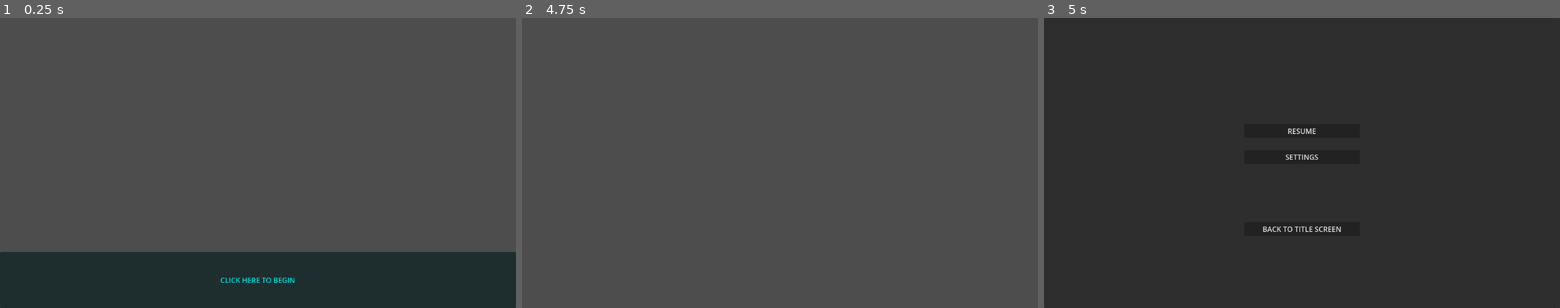
Above: before the commit, frames 1-3 (left to right).
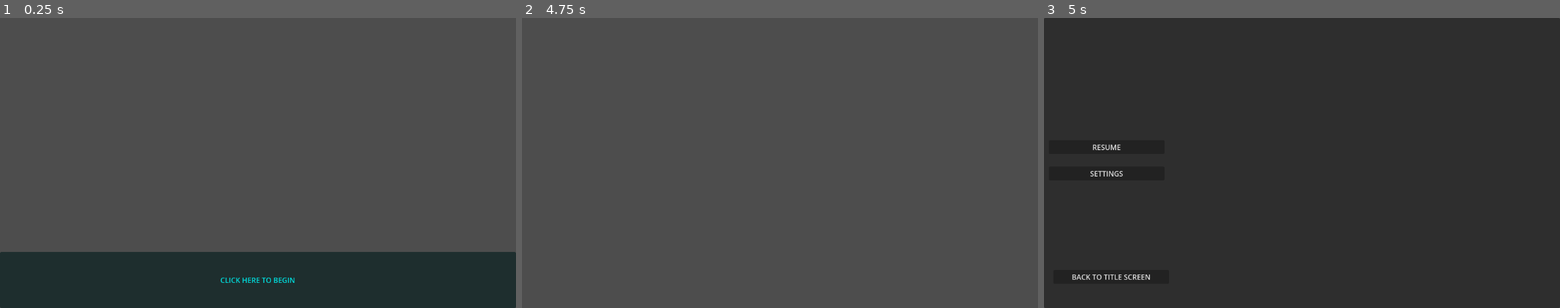
Above: after the commit, the same moments.

Repository: HelpMeFindAUsername/Wizs_Workshop
Game: Godot game, scene res://Scenes/UI/TitleSc.tscn
Same seed, same stepped clock (60 frames per second), same inputs: the game is played once before the commit and once after it.
Inputs (mouse positions are in pixels of both pictures, inside the frame that each line leads up to):
- Up to frame 1 (0.25 s): no input
- Up to frame 2 (4.75 s): click "CLICK HERE TO BEGIN" at 0.5 s; tap Enter at 1.25, 2.75, 4.25 s; move the mouse to (893, 148) at 1.27 s; hold Right 1.28-2.03 s; tap Alt at 1.35, 2.85, 4.35 s; click (893, 148) at 1.42 s; tap Space at 2, 3.5 s; move the mouse to (676, 177) at 2.02 s; hold Down 2.03-2.78 s; tap Shift at 2.1, 3.6 s; move the mouse to (831, 99) at 2.77 s; hold Right 2.78-3.53 s; move the mouse to (754, 221) at 3.52 s; hold Up 3.53-4.28 s; click (754, 221) at 3.67 s; move the mouse to (934, 206) at 4.27 s; hold Left from 4.28 s (still down)
- Up to frame 3 (5 s): keep holding Left; tap Escape (pause) at 4.9 s

Frames 1-2 are identical in both runs. In frame 3, 0.5% of the frame differs, in the area x 5-58%, y 38-91%.

Commit message:
Continued pause menu and settings

Diff:
--- a/Scenes/UI/Pause.tscn
+++ b/Scenes/UI/Pause.tscn
@@ -1,6 +1,7 @@
 [gd_scene format=3 uid="uid://b60pd3lnlxv45"]
 
 [ext_resource type="Script" uid="uid://scs5g5igce1g" path="res://Scripts/PauseMenu.gd" id="1_3t4vh"]
+[ext_resource type="Texture2D" uid="uid://ci3d84pgfrq5a" path="res://Assets/shono_risharshato.png" id="2_hcn70"]
 
 [node name="PauseMenu" type="CanvasLayer" unique_id=718448338]
 script = ExtResource("1_3t4vh")
@@ -16,26 +17,26 @@
 
 [node name="Res" type="Button" parent="Pause" unique_id=1211725284]
 layout_mode = 0
-offset_left = 447.0
-offset_top = 237.0
-offset_right = 705.0
-offset_bottom = 268.0
+offset_left = 11.0
+offset_top = 273.0
+offset_right = 269.0
+offset_bottom = 304.0
 text = "RESUME"
 
 [node name="SettingsB" type="Button" parent="Pause" unique_id=630939413]
 layout_mode = 0
-offset_left = 447.0
-offset_top = 295.0
-offset_right = 705.0
-offset_bottom = 326.0
+offset_left = 11.0
+offset_top = 332.0
+offset_right = 269.0
+offset_bottom = 363.0
 text = "SETTINGS"
 
 [node name="BTT" type="Button" parent="Pause" unique_id=213589820]
 layout_mode = 0
-offset_left = 447.0
-offset_top = 456.0
-offset_right = 705.0
-offset_bottom = 487.0
+offset_left = 21.0
+offset_top = 563.0
+offset_right = 279.0
+offset_bottom = 594.0
 text = "BACK TO TITLE SCREEN"
 
 [node name="Settings" type="Panel" parent="." unique_id=1815762392]
@@ -94,3 +95,8 @@
 offset_right = 367.0
 offset_bottom = 469.0
 text = "GO BACK"
+
+[node name="ShonoRisharshato" type="Sprite2D" parent="." unique_id=1203369222]
+position = Vector2(801, 324)
+scale = Vector2(1.4096386, 1.5211267)
+texture = ExtResource("2_hcn70")
--- a/Scenes/game.tscn
+++ b/Scenes/game.tscn
@@ -2,9 +2,15 @@
 
 [ext_resource type="PackedScene" uid="uid://b0lp6kl2751py" path="res://Scenes/Gesture_Recognition/gesture_recognition.tscn" id="1_ebmjs"]
 [ext_resource type="PackedScene" uid="uid://b60pd3lnlxv45" path="res://Scenes/UI/Pause.tscn" id="2_wrm1d"]
+[ext_resource type="Texture2D" uid="uid://ci3d84pgfrq5a" path="res://Assets/shono_risharshato.png" id="3_wrm1d"]
 
 [node name="Game" type="Node2D" unique_id=966391539]
 
 [node name="PauseMenu" parent="." unique_id=718448338 instance=ExtResource("2_wrm1d")]
 
 [node name="Gesture_Recognition" parent="." unique_id=1396713249 instance=ExtResource("1_ebmjs")]
+
+[node name="ShonoRisharshato" type="Sprite2D" parent="." unique_id=1435238565]
+position = Vector2(245382.48, -139534.52)
+scale = Vector2(980.46387, 657.6925)
+texture = ExtResource("3_wrm1d")
--- a/Scripts/PauseMenu.gd
+++ b/Scripts/PauseMenu.gd
@@ -9,9 +9,14 @@
 
 @onready var back: Button = $Settings/back
 
+@onready var ee: Sprite2D = $ShonoRisharshato
+
+var pauseCount = 0
+
 func _ready():
 	panel.visible = 0
 	settings.visible = 0
+	ee.visible = 0
 
 	process_mode = Node.PROCESS_MODE_ALWAYS
 
@@ -26,16 +31,30 @@
 	res.pressed.connect(resume)
 	settings_b.pressed.connect(toggleSett)
 	back.pressed.connect(toggleSett)
+	btt.pressed.connect(backTitleScreen)
 
 
+func backTitleScreen():
+	togglePause()
+	get_tree().change_scene_to_file("res://Scenes/UI/TitleSc.tscn")
+
 func _unhandled_input(event):
-	if event.is_action_pressed("pause"):
+	if event.is_action_pressed("pause") && ((!panel.visible && !settings.visible) || (panel.visible && !settings.visible)):
 		togglePause()
 
+	elif event.is_action_pressed("pause") && settings.visible:
+		settings.visible = !settings.visible
+		panel.visible = !panel.visible
+
 func togglePause():
+	ee.visible = 0
 	get_tree().paused = !get_tree().paused
 	panel.visible = !panel.visible
-
+	if panel.visible:
+		pauseCount = pauseCount + 1
+		if pauseCount == 6:
+			ee.visible = 1
+			pauseCount = 0
 
 func resume():
 	togglePause()
